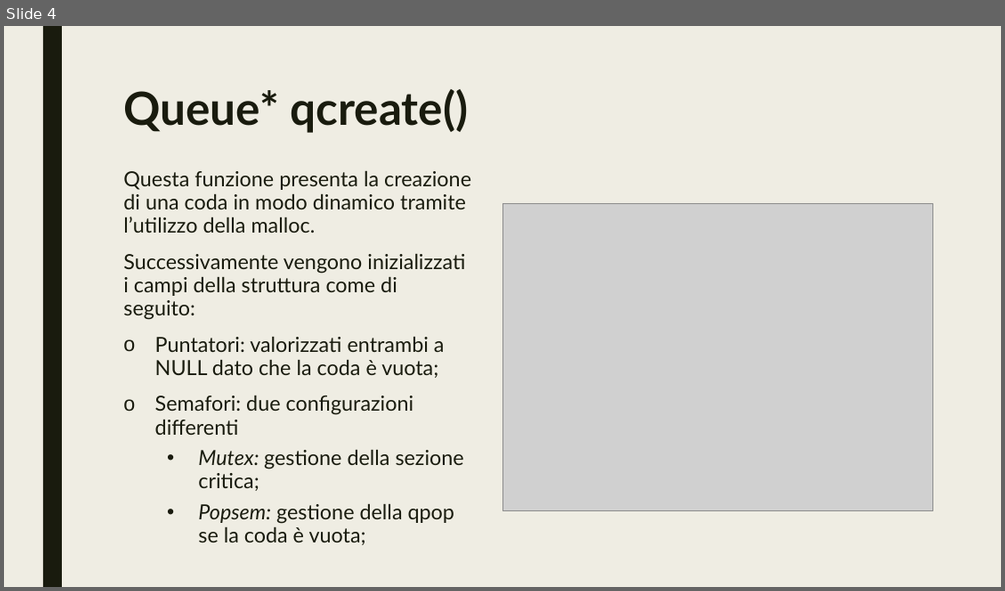
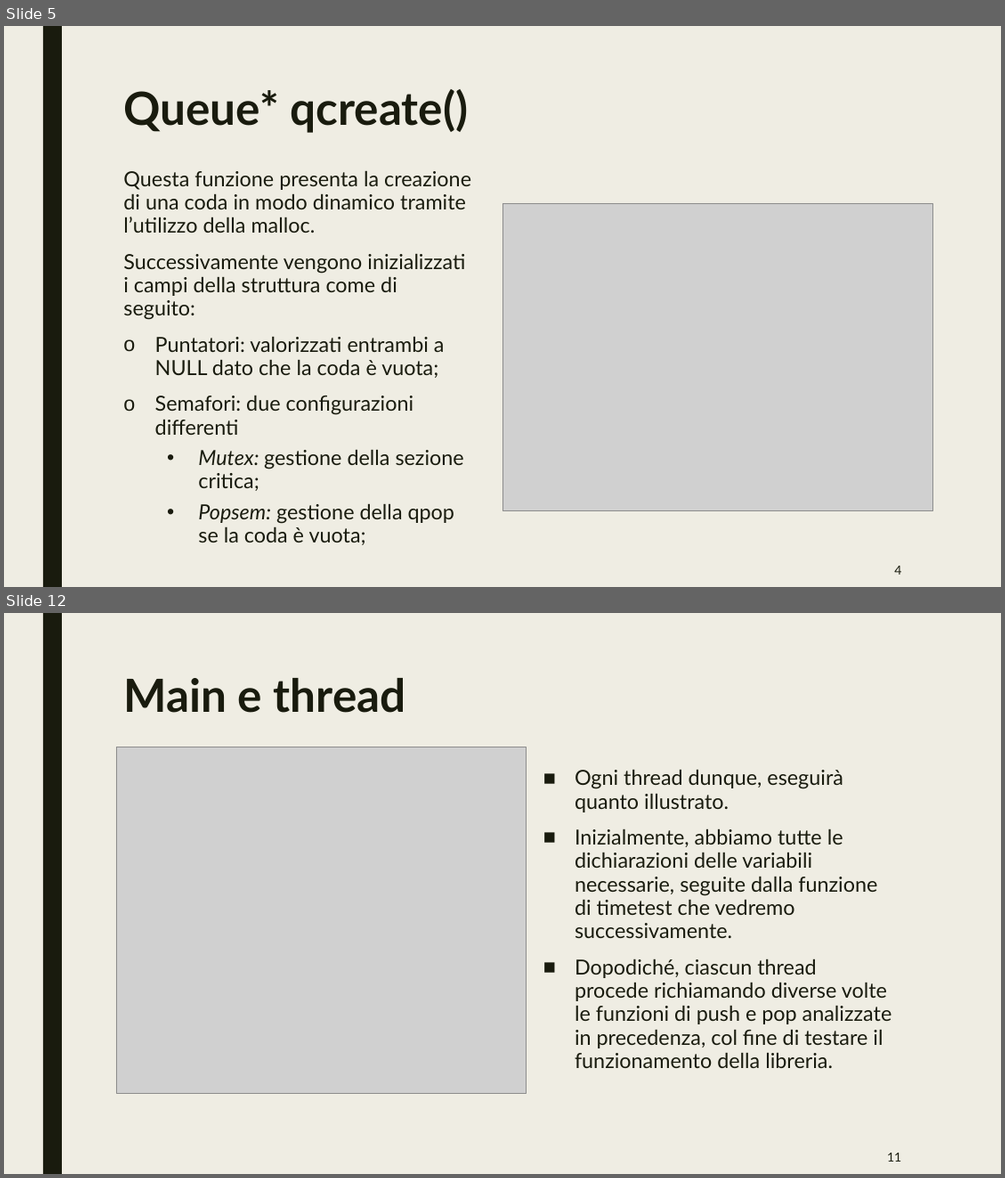
Before and after one commit to mleone21/RTES-Project, a slide deck: Presentazione progetto rtes.pptx. Shown one above the other, each under a label of ours: slide 4 before the commit, slides 5 and 12 after it; the slides between them are not shown. The pictures are 1005x591 and 1005x1178 pixels, drawn with LibreOffice and Linux fonts; fonts in the diff are those of the drawing; grey boxes stand for pictures. Boxes give left, top, right and bottom in pixels: in the first picture for what was removed or moved away, otherwise in the second. Text is boxed around its words. In the diff, an @@ line names an element or a change of style, - is before the commit and + after.

```diff
--- a/Presentazione progetto rtes.pptx
+++ b/Presentazione progetto rtes.pptx
@@ slide 12 added at bbox=[4, 613, 1001, 1174], background #EFEDE3; not listed: 1 template element that a slide beside it also shows @@
@@ title added at bbox=[123, 678, 406, 713], 44 pt, text #191B0E, bold @@
+Main e thread
@@ picture added at bbox=[116, 747, 526, 1093] @@
@@ text added at bbox=[574, 769, 892, 1068], 20 pt, text #191B0E @@
+■ Ogni thread dunque, eseguirà quanto illustrato.
+■ Inizialmente, abbiamo tutte le dichiarazioni delle variabili necessarie, seguite dalla funzione di timetest che vedremo successivamente.
+■ Dopodiché, ciascun thread procede richiamando diverse volte le funzioni di push e pop analizzate in precedenza, col fine di testare il funzionamento della libreria.
@@ page number added at bbox=[887, 1152, 901, 1161], 12 pt, text #191B0E @@
+11
@@ what was slide 4 is now slide 5 @@
@@ slide 5 changed as well @@
@@ page number added at bbox=[894, 565, 901, 574], 12 pt, text #191B0E @@
+4
```
Also in this commit, not shown: 3 other slides changed, 12 other slides added, 9 slides removed.
